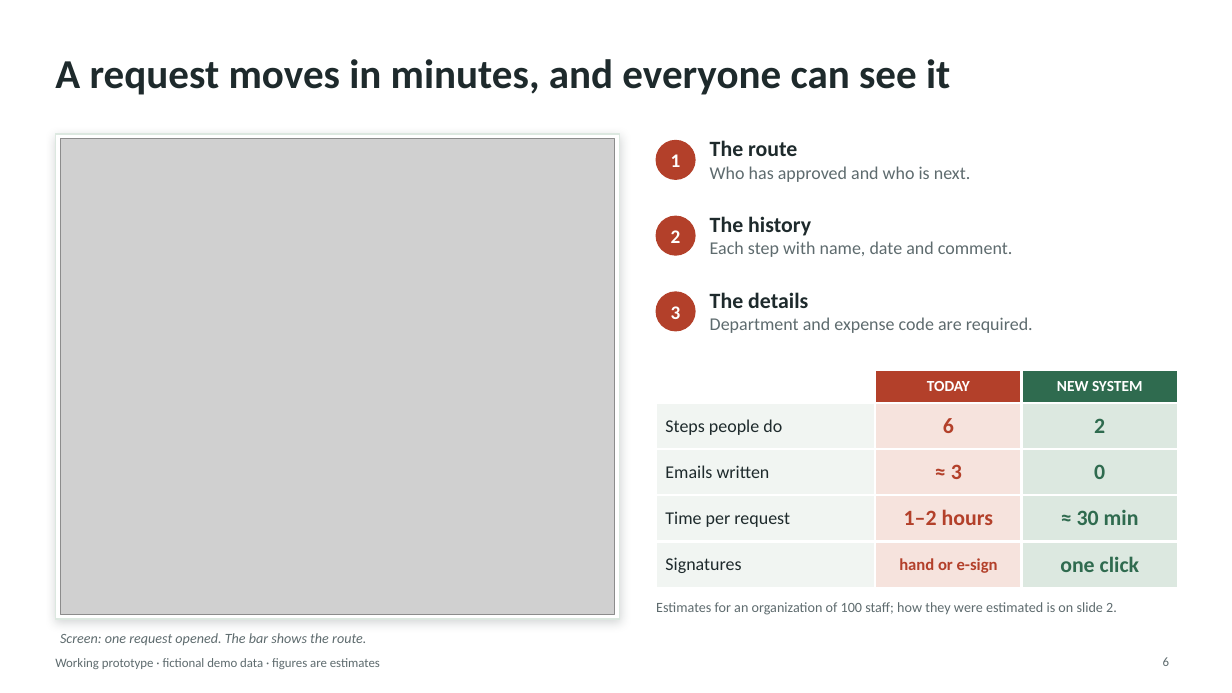
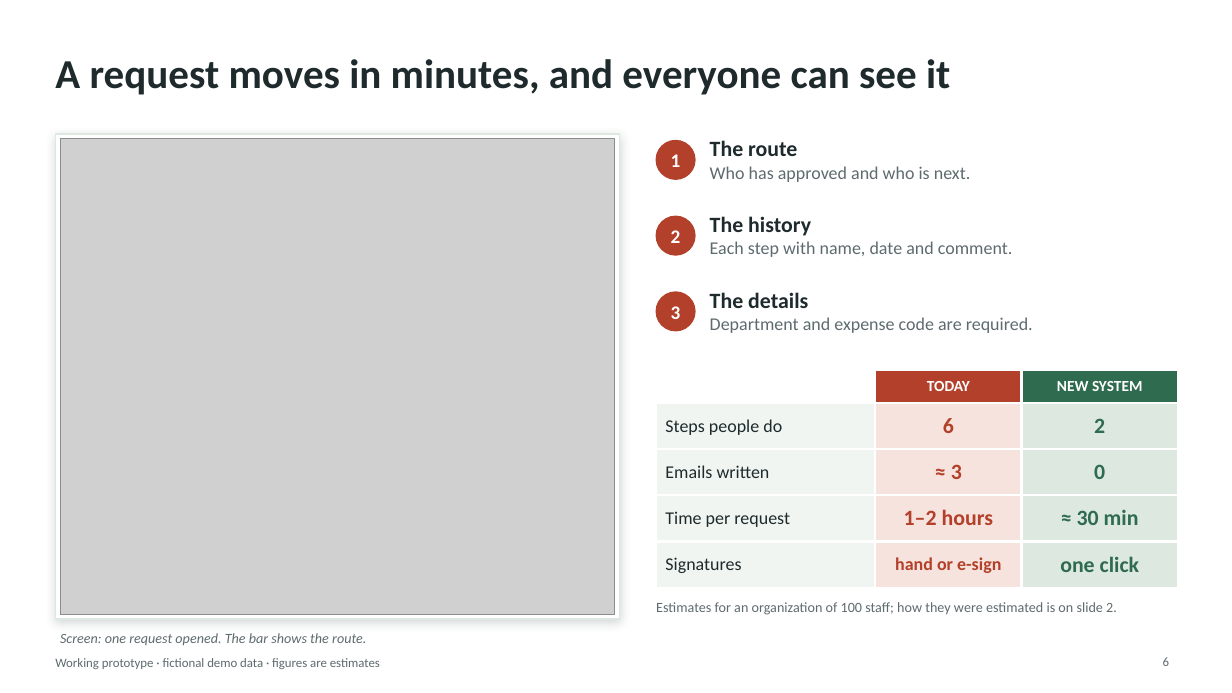
Before and after one commit to AndalibOlee/Portfolio, a slide deck: slide 6 of demo-platform/docs/DEMO_Executive_Presentation.pptx. Drawn at 1232x693 pixels with LibreOffice and Linux fonts; fonts in the diff are those of the drawing; grey boxes stand for pictures. Boxes give left, top, right and bottom in pixels: in the first picture for what was removed or moved away, otherwise in the second. Text is boxed around its words. In the diff, an @@ line names an element or a change of style, - is before the commit and + after.

```diff
--- a/demo-platform/docs/DEMO_Executive_Presentation.pptx
+++ b/demo-platform/docs/DEMO_Executive_Presentation.pptx
@@ table at [656,370,1177,577] @@
@@ size 13 to 14 pt in "hand or e-sign" @@
```
Also in this commit, not shown: 2 other slides changed, 1 slide added, 11 other files.
